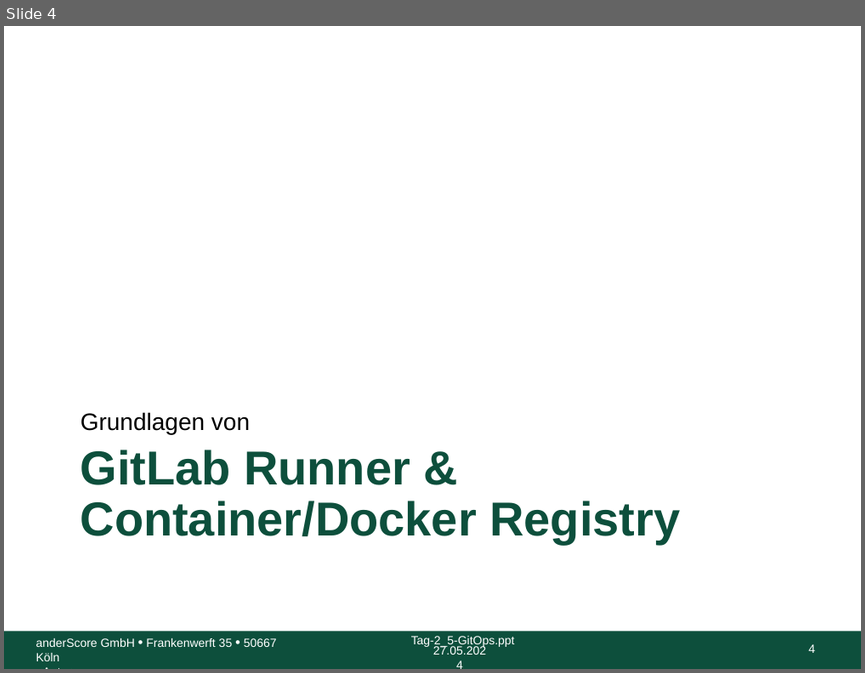
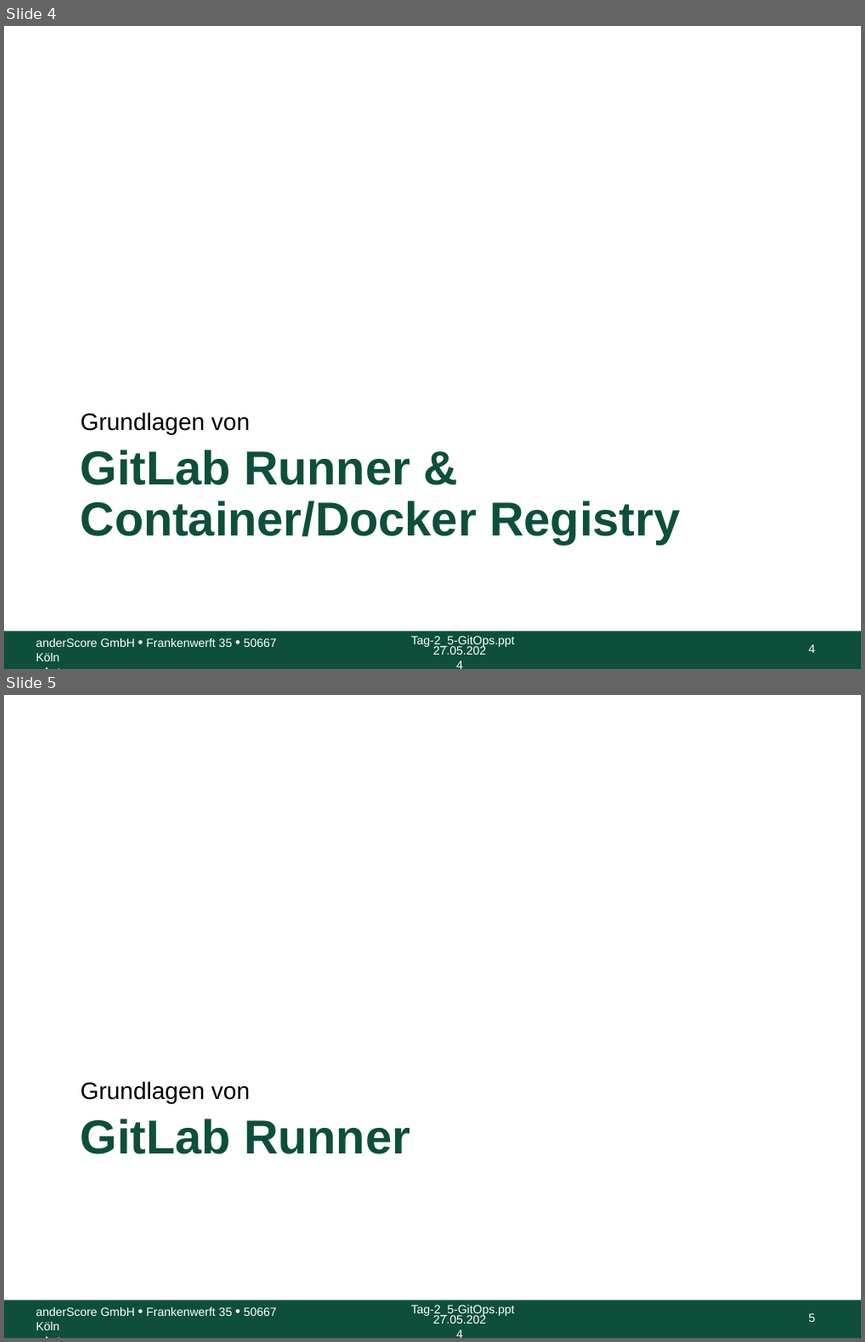
Before and after one commit to anderscore-gmbh/gitlab, a slide deck: slides/Tag-3_2-GitLab-Runner-Container-Registry.pptx. Shown one above the other, each under a label of ours: slide 4 before the commit, slides 4 and 5 after it. The pictures are 865x673 and 865x1342 pixels, drawn with LibreOffice and Linux fonts; fonts in the diff are those of the drawing; background and template pictures are left out. Boxes give left, top, right and bottom in pixels: in the first picture for what was removed or moved away, otherwise in the second. Text is boxed around its words. In the diff, an @@ line names an element or a change of style, - is before the commit and + after.

```diff
--- a/slides/Tag-3_2-GitLab-Runner-Container-Registry.pptx
+++ b/slides/Tag-3_2-GitLab-Runner-Container-Registry.pptx
@@ slide 5 added at (4,695,861,1338), background #FFFFFF; not listed: 5 template elements that a slide beside it also shows @@
@@ text added at (80,1081,250,1103), 20 pt, text #000000 @@
+Grundlagen von
@@ title added at (80,1118,410,1154), 40 pt, text #0D4F3C, bold @@
+GitLab Runner
```
Also in this commit, not shown: 1 slide changed, 13 other slides added, 1 slide removed, 10 other files.
